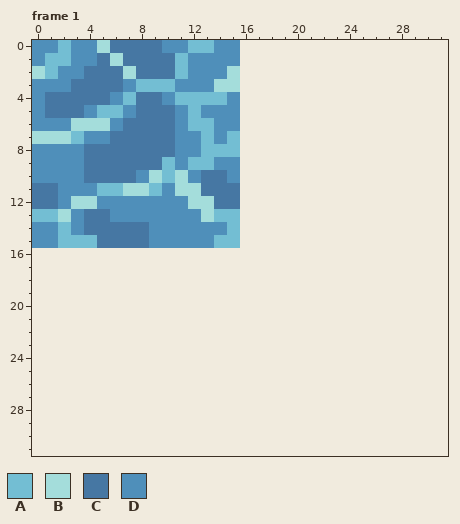
A pixel-art file gets an edit: Assets/water.aseprite. Above, as it was before the edit.
16x16 pixels, 4 frames. Shown: frame 1. The old version is drawn lined up with the new one, on the new canvas.
Visible layers, top first: "Lines", "deep water", "Water".
Palette (. is transparent): A #73bed3  B #a4dddb  C #4677a3  D #4f8fba
Pixels before, frame 1, first column x 0:
 0 DDADDBCCCCDDAADD
 1 DAADDCBCCCCADDDD
 2 BADDCCCBCCCADDDB
 3 DDDCCCCDAAADDDBB
 4 DCCCCCDACCDAAAAD
 5 DCCCDAADCCCDADDD
 6 DDDBBBDCCCCDAADD
 7 BBBADDCCCCCDDADA
 8 DDDDCCCCCCCDDAAA
 9 DDDDCCCCCCADAADD
10 DDDDCCCCDBABDCCD
11 CCDDDAABBADBBCCC
12 CCDBBDDDDDDDBBCC
13 AABDCCDDDDDDDBAA
14 DDADCCCCCDDDDDDA
15 DDAAACCCCDDDDDAA
Now the later version:
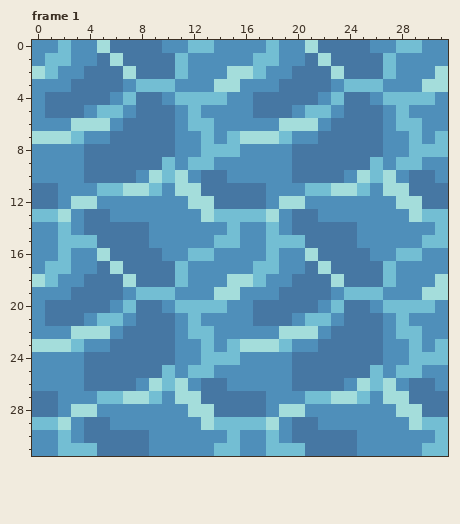
The edit:
canvas 16x16 -> 32x32
Frame 1:
y 0: x 16..31 ................ -> DDADDBCCCCDDAADD
y 1: x 16..31 ................ -> DAADDCBCCCCADDDD
y 2: x 16..31 ................ -> BADDCCCBCCCADDDB
y 3: x 16..31 ................ -> DDDCCCCDAAADDDBB
y 4: x 16..31 ................ -> DCCCCCDACCDAAAAD
y 5: x 16..31 ................ -> DCCCDAADCCCDADDD
y 6: x 16..31 ................ -> DDDBBBDCCCCDAADD
y 7: x 16..31 ................ -> BBBADDCCCCCDDADA
y 8: x 16..31 ................ -> DDDDCCCCCCCDDAAA
y 9: x 16..31 ................ -> DDDDCCCCCCADAADD
y 10: x 16..31 ................ -> DDDDCCCCDBABDCCD
y 11: x 16..31 ................ -> CCDDDAABBADBBCCC
y 12: x 16..31 ................ -> CCDBBDDDDDDDBBCC
y 13: x 16..31 ................ -> AABDCCDDDDDDDBAA
y 14: x 16..31 ................ -> DDADCCCCCDDDDDDA
y 15: x 16..31 ................ -> DDAAACCCCDDDDDAA
y 16: x 0..31 ................................ -> DDADDBCCCCDDAADDDDADDBCCCCDDAADD
y 17: x 0..31 ................................ -> DAADDCBCCCCADDDDDAADDCBCCCCADDDD
y 18: x 0..31 ................................ -> BADDCCCBCCCADDDBBADDCCCBCCCADDDB
y 19: x 0..31 ................................ -> DDDCCCCDAAADDDBBDDDCCCCDAAADDDBB
y 20: x 0..31 ................................ -> DCCCCCDACCDAAAADDCCCCCDACCDAAAAD
y 21: x 0..31 ................................ -> DCCCDAADCCCDADDDDCCCDAADCCCDADDD
y 22: x 0..31 ................................ -> DDDBBBDCCCCDAADDDDDBBBDCCCCDAADD
y 23: x 0..31 ................................ -> BBBADDCCCCCDDADABBBADDCCCCCDDADA
y 24: x 0..31 ................................ -> DDDDCCCCCCCDDAAADDDDCCCCCCCDDAAA
y 25: x 0..31 ................................ -> DDDDCCCCCCADAADDDDDDCCCCCCADAADD
y 26: x 0..31 ................................ -> DDDDCCCCDBABDCCDDDDDCCCCDBABDCCD
y 27: x 0..31 ................................ -> CCDDDAABBADBBCCCCCDDDAABBADBBCCC
y 28: x 0..31 ................................ -> CCDBBDDDDDDDBBCCCCDBBDDDDDDDBBCC
y 29: x 0..31 ................................ -> AABDCCDDDDDDDBAAAABDCCDDDDDDDBAA
y 30: x 0..31 ................................ -> DDADCCCCCDDDDDDADDADCCCCCDDDDDDA
y 31: x 0..31 ................................ -> DDAAACCCCDDDDDAADDAAACCCCDDDDDAA
Boxes around the changes in both pictures, in picture pixels (x1, y1, x2, y2):
added: (32, 40, 448, 456)
